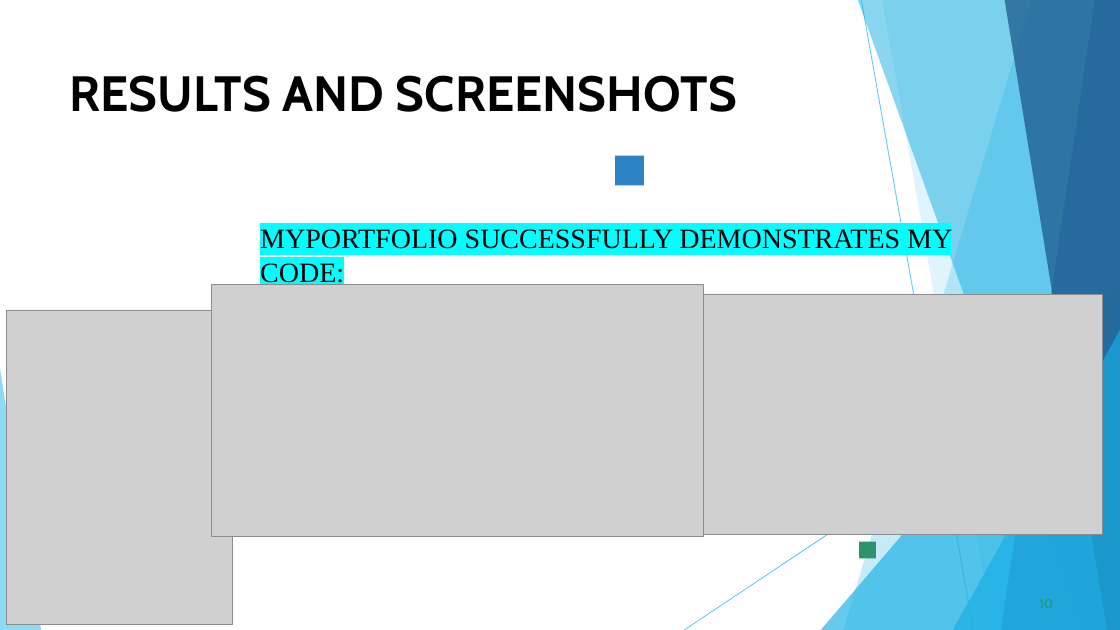
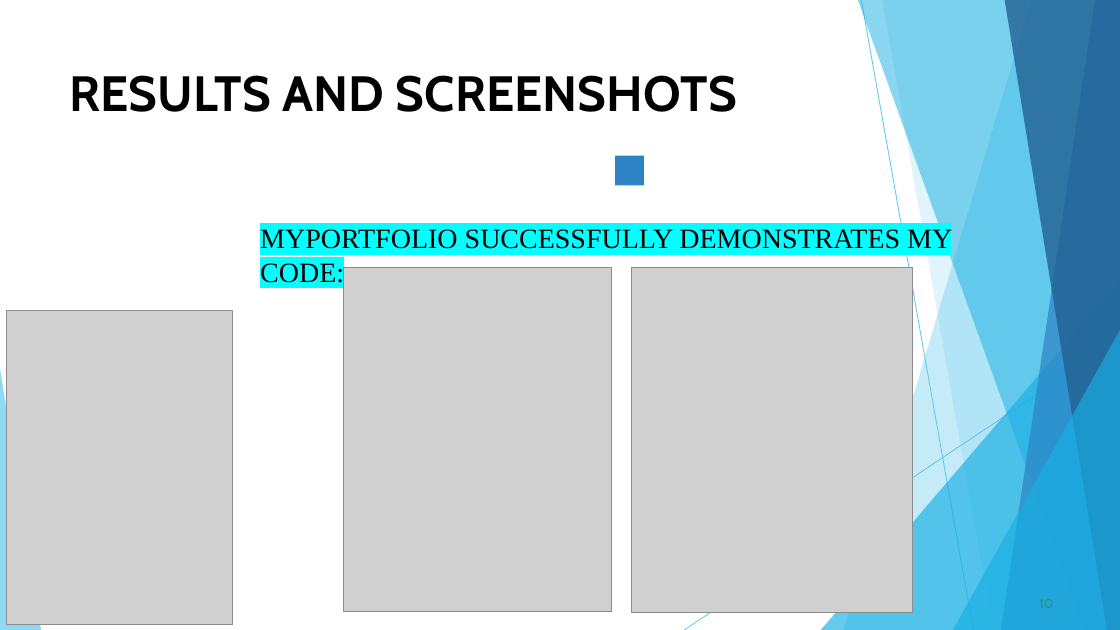
Before and after one commit to 24h322-cmd/Myserver, a slide deck: slide 10 of portfolio_presentation.pptx. Drawn at 1120x630 pixels with LibreOffice and Linux fonts; fonts in the diff are those of the drawing; grey boxes stand for pictures. Boxes give left, top, right and bottom in pixels: in the first picture for what was removed or moved away, otherwise in the second. Text is boxed around its words. In the diff, an @@ line names an element or a change of style, - is before the commit and + after.

```diff
--- a/portfolio_presentation.pptx
+++ b/portfolio_presentation.pptx
@@ picture resized from (x1=212, y1=285, x2=703, y2=536) to (x1=344, y1=267, x2=613, y2=611) @@
@@ picture resized from (x1=703, y1=295, x2=1102, y2=535) to (x1=631, y1=267, x2=912, y2=613) @@
@@ freeform shape removed at (x1=860, y1=492, x2=902, y2=534) @@
@@ freeform shape removed at (x1=860, y1=542, x2=876, y2=559) @@
```
Also in this commit, not shown: 3 other slides changed.
